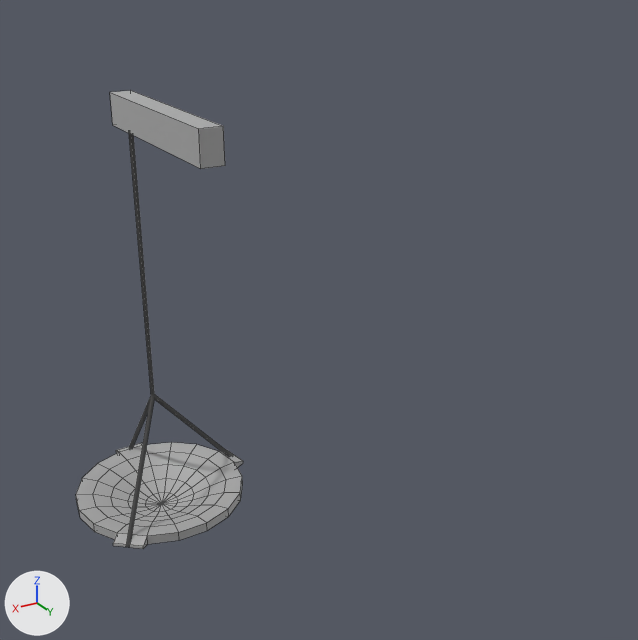
The FBX model Assets/Content/Props/Hanging Torch.fbx, before and after one commit.
Camera for both pictures: a 50 mm camera at (0.679, 1.52, 2.16) aimed at (-0.163, 0.118, 1.459). Arrows for +X, +Y and +Z are at lower left; the lights stay in place. Mesh edges are drawn as thin lines. Where no turn or scale is listed for an object, it has been applied to the vertices.

The scene before the commit, as lines of its bpy script (objects in view):
```python
mat_fire = principled_material('fire')
mat_fire.base_color = (0.588, 0.588, 0.588)  # light grey #cacaca
mat_fire.metallic = 1.0
mat_fire.roughness = 0.859
me_mesh_001 = bpy.data.meshes.new('Mesh.001')
me_mesh_001.from_pydata(...)  # 292 vertices, 336 faces; spans x -0.253..0.224, y -0.704..0.0, z 0.711..1.84
me_mesh_001.materials.append(mat_fire)  # light grey #cacaca
# before: 2 (-0.025, 0.0, 1.765) at pixel (225, 165), 3 (0.025, 0.0, 1.765) at pixel (200, 168), 6 (-0.025, 0.0, 1.84) at pixel (223, 126), 7 (0.025, 0.0, 1.84) at pixel (198, 128)
ob_hanging_torch = bpy.data.objects.new('Hanging Torch', me_mesh_001)
ob_hanging_torch.location = (0.0, 0.0, 0.0)
```
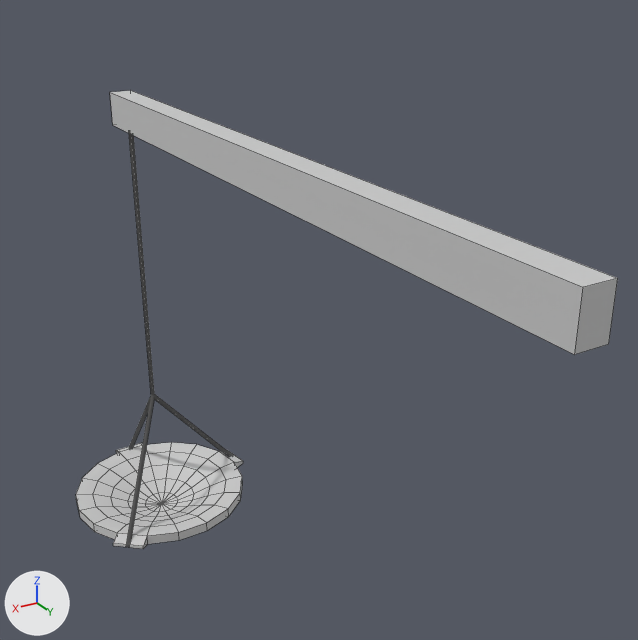
The newer file is also turned or shifted as a whole; pictures and numbers use the older file's frame.

Changed parts and their boxes [x1, y1, x2, y2] in the pictures (638 x 640 px; the box of a moved part takes in the faces that stretch with it):
'Hanging Torch', surface changed, reshaped (223% wider)
    before: [76, 90, 243, 549]
    after: [76, 90, 618, 549]
part 1 of me_mesh_001, moved or reshaped
    before: [110, 90, 225, 169]
    after: [110, 90, 618, 355]

Diff of the bpy script that builds the scene:
```diff
--- a/Assets/Content/Props/Hanging Torch.fbx.py
+++ b/Assets/Content/Props/Hanging Torch.fbx.py
@@ mat_fire @@
 mat_fire.base_color = (0.588, 0.588, 0.588)  # light grey #cacaca
-mat_fire.metallic = 1.0
 mat_fire.roughness = 0.859
@@ me_mesh_001 @@
 me_mesh_001.from_pydata(...)  # 292 vertices, 336 faces; spans x -0.253..0.224, y -0.704..0.0, z 0.711..1.84
 # used by ob_hanging_torch; location = (0.0, 0.0, 0.0)
+# me_mesh_001 part 1
+for i in [2, 3, 6, 7]: me_mesh_001.vertices[i].co += Vector((0.0, 0.945, 0.0))
 me_mesh_001.materials.append(mat_fire)
```
